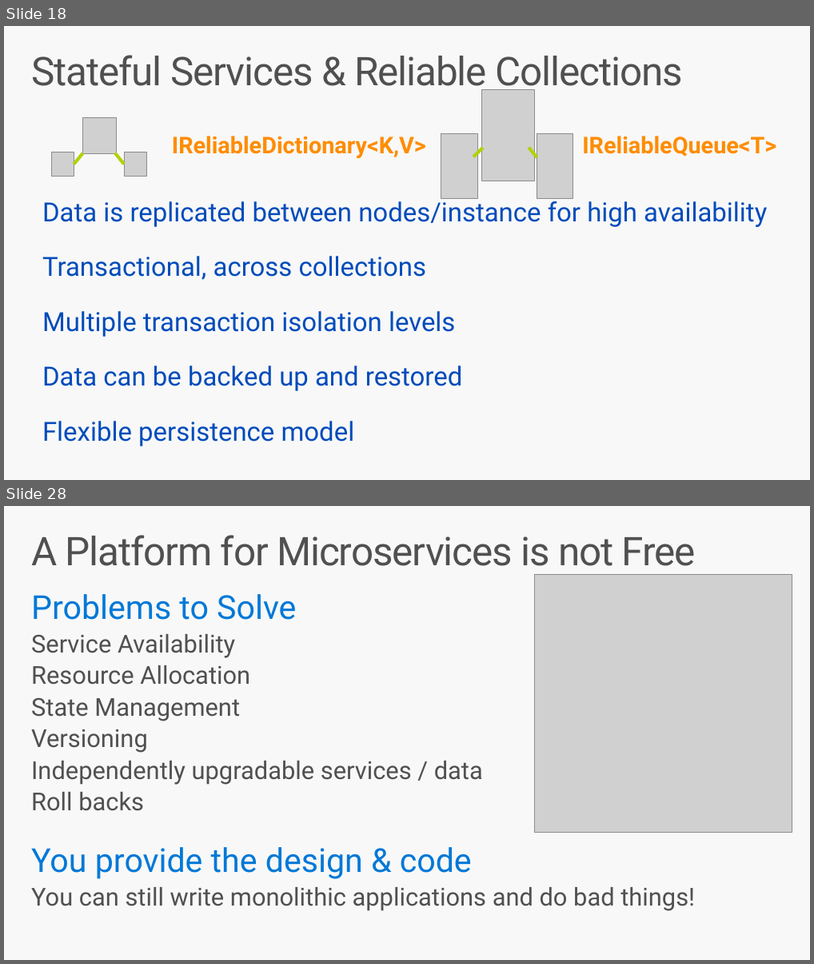
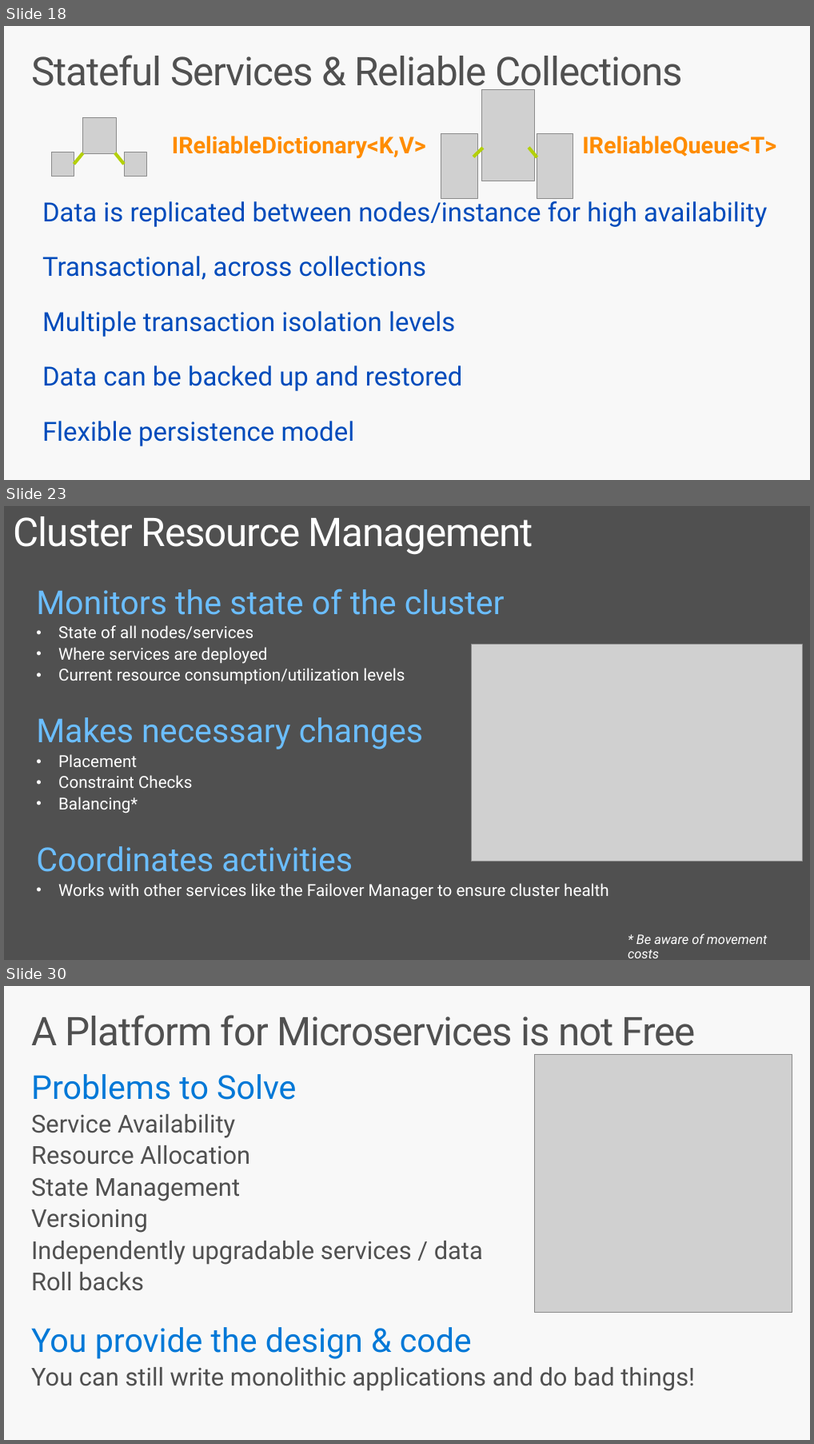
Before and after one commit to brentstineman/PersonalStuff, a slide deck: Presentations/Service Fabric/ServiceFabric Introduction.pptx. Shown one above the other, each under a label of ours: slides 18 and 28 before the commit, slides 18, 23 and 30 after it; the slides between them are not shown. The pictures are 814x964 and 814x1444 pixels, drawn with LibreOffice and Linux fonts; fonts in the diff are those of the drawing; grey boxes stand for pictures. Boxes give left, top, right and bottom in pixels: in the first picture for what was removed or moved away, otherwise in the second. Text is boxed around its words. In the diff, an @@ line names an element or a change of style, - is before the commit and + after.

```diff
--- a/Presentations/Service Fabric/ServiceFabric Introduction.pptx
+++ b/Presentations/Service Fabric/ServiceFabric Introduction.pptx
@@ slide 23 added at [4, 506, 810, 960], background #505050 @@
@@ title added at [14, 516, 534, 555], 48 pt, text #FFFFFF @@
+Cluster Resource Management
@@ text added at [36, 588, 610, 900], 20 pt, text #FFFFFF @@
+Monitors the state of the cluster
+• State of all nodes/services
+• Where services are deployed
+• Current resource consumption/utilization levels
+Makes necessary changes
+• Placement
+• Constraint Checks
+• Balancing*
+Coordinates activities
+• Works with other services like the Failover Manager to ensure cluster health
@@ picture added at [471, 644, 802, 860] @@
@@ text added at [628, 933, 767, 958], 16 pt, text #FFFFFF, italic @@
+* Be aware of movement costs
@@ what was slide 28 is now slide 30 @@
```
Also in this commit, not shown: 10 slides changed, 6 other slides added, 3 slides removed.
